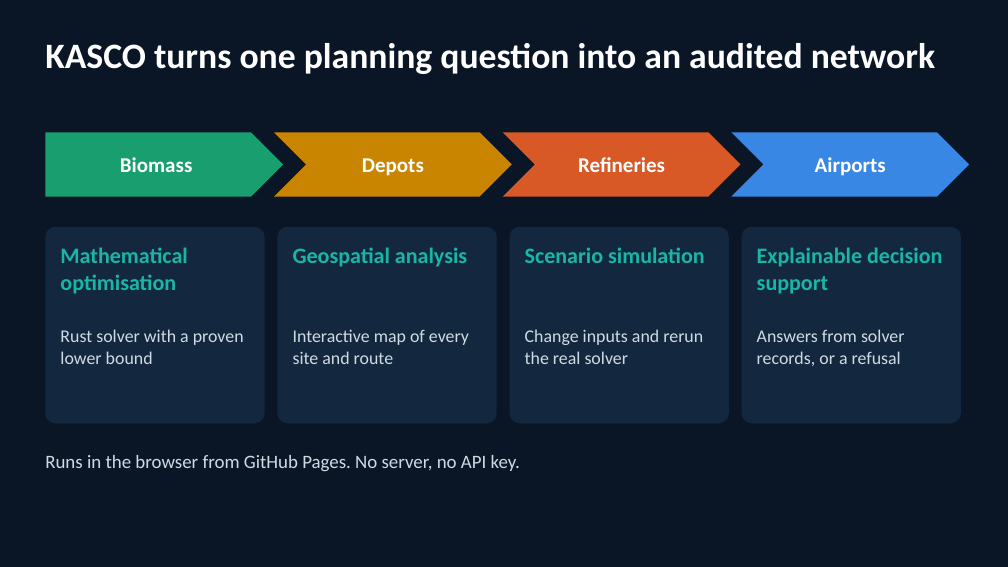
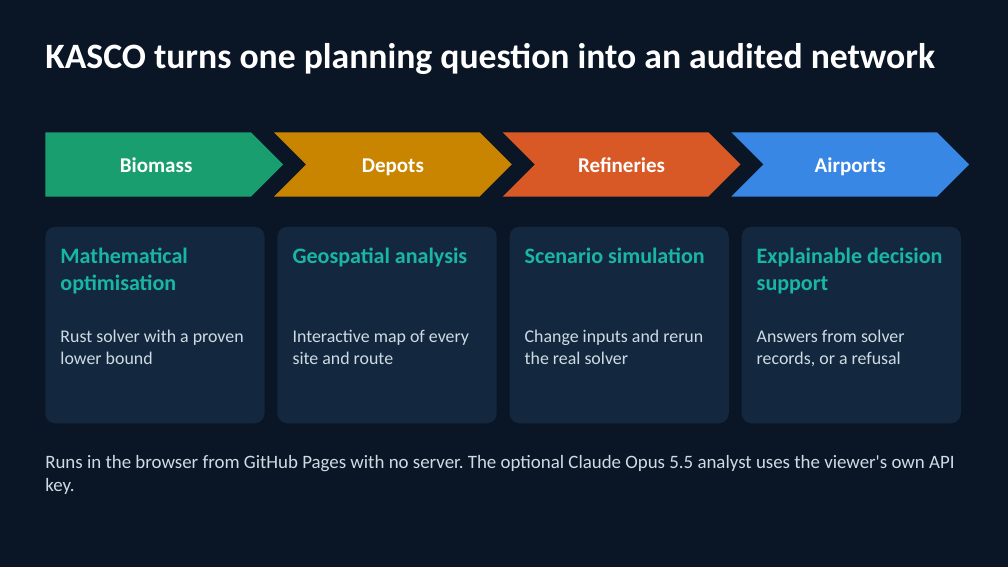
Before and after one commit to weewzr/KASCO, a slide deck: slide 3 of docs/reports/KASCO_Pitch.pptx. Drawn at 1008x567 pixels with LibreOffice and Linux fonts; fonts in the diff are those of the drawing. Boxes give left, top, right and bottom in pixels: in the first picture for what was removed or moved away, otherwise in the second. Text is boxed around its words. In the diff, an @@ line names an element or a change of style, - is before the commit and + after.

```diff
--- a/docs/reports/KASCO_Pitch.pptx
+++ b/docs/reports/KASCO_Pitch.pptx
@@ text at box(45, 455, 954, 494): text changed @@
-Runs in the browser from GitHub Pages. No server, no API key.
+Runs in the browser from GitHub Pages with no server. The optional Claude Opus 5.5 analyst uses the viewer's own API key.
```
Also in this commit, not shown: 1 other slide changed, 8 other files.
